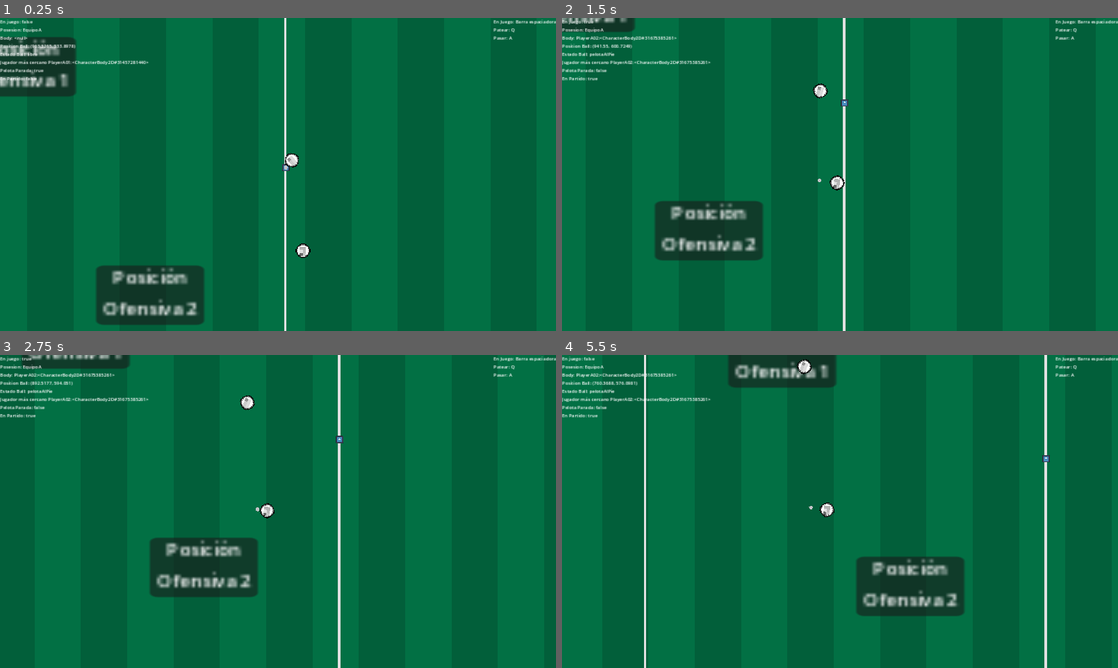
Above: before the commit, frames 1-4 (two rows, left to right).
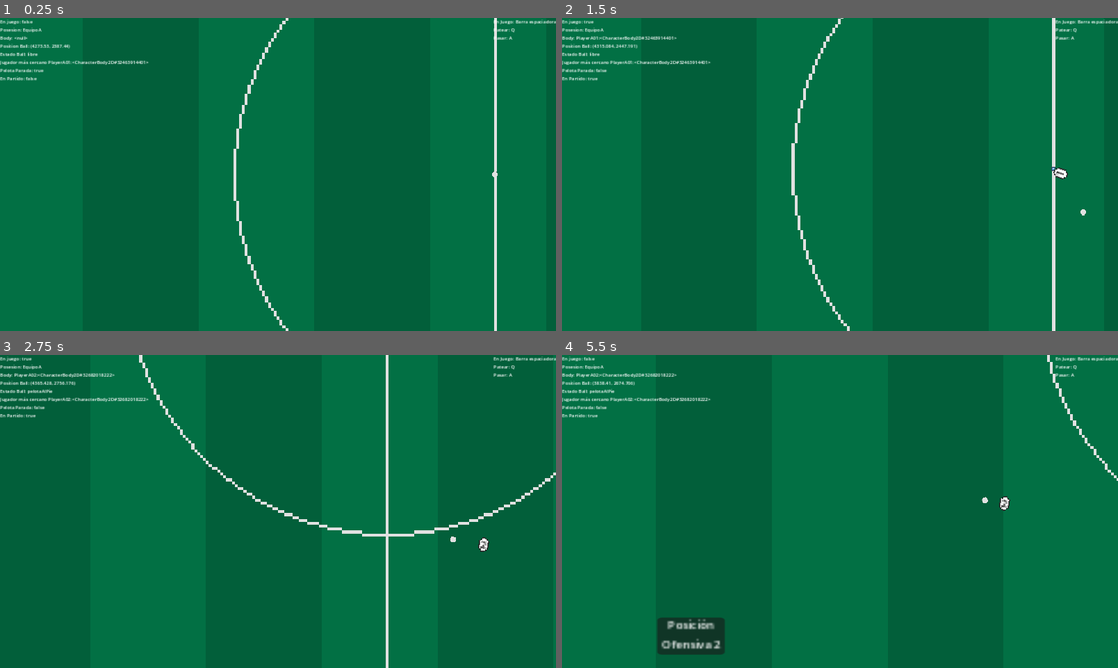
Above: after the commit, the same moments.

Repository: dinamgames/Dinam-Manager
Game: Godot game, scene res://Scenes/match.tscn
The game is run twice, just before and just after one commit, with the same random seed, the same clock (stepped at 60 frames per second) and the same inputs. The engine's default icon, where the game draws it, is replaced by a stand-in: a white triangle on a blue panel in a dark square.
Inputs (mouse positions are in pixels of both pictures, inside the frame that each line leads up to):
- Up to frame 1 (0.25 s): no input
- Up to frame 2 (1.5 s): move the mouse to (962, 158) at 0.52 s; hold Right (ui_right) 0.53-1.28 s; hold Mouse wheel up (ZoomIn) 0.53-1.28 s; tap Mouse wheel down (ZoomOut) at 0.8, 1.35 s; move the mouse to (728, 190) at 1.27 s; hold Down (ui_down) from 1.28 s (still down)
- Up to frame 3 (2.75 s): tap Mouse wheel up (ZoomIn) at 1.55 s; move the mouse to (333, 442) at 2.02 s; release Down (ui_down) at 2.03 s; hold Right (ui_right) from 2.03 s (still down); hold Mouse wheel up (ZoomIn) from 2.03 s (still down); tap Mouse wheel down (ZoomOut) at 2.3 s
- Up to frame 4 (5.5 s): move the mouse to (812, 574) at 2.77 s; release Right (ui_right) at 2.78 s; release Mouse wheel up (ZoomIn) at 2.78 s; hold Up (ui_up) 2.78-3.53 s; tap Mouse wheel down (ZoomOut) at 2.85 s; tap Mouse wheel up (ZoomIn) at 3.05, 4.35 s; move the mouse to (1006, 558) at 3.52 s; hold Mouse wheel down (ZoomOut) 3.53-4.28 s; hold Left (ui_left) 3.53-5.03 s; tap Space (enJuego) at 3.6 s; move the mouse to (673, 464) at 4.27 s; move the mouse to (867, 511) at 5.02 s; hold Down (ui_down) from 5.03 s (still down); hold Mouse wheel down (ZoomOut) from 5.03 s (still down)

The runs differ from the first frame. In frame 1, 7.8% of the frame differs, in the area x 0-90%, y 0-100%; in frame 2, 6.3%; in frame 3, 6.6%; in frame 4, 8.5%, in the area x 5-100%, y 0-100%.

Commit message:
Proyecto Reescalado

Diff:
--- a/Scenes/match.tscn
+++ b/Scenes/match.tscn
@@ -1,48 +1,47 @@
-[gd_scene load_steps=45 format=3 uid="uid://dal6qywx61j4"]
+[gd_scene load_steps=46 format=3 uid="uid://dal6qywx61j4"]
 
 [ext_resource type="Script" path="res://Scripts/match.gd" id="1_1xabp"]
-[ext_resource type="Texture2D" uid="uid://cmlnpr411sqs6" path="res://Assets/graphics/estadio.png" id="1_enylt"]
 [ext_resource type="Script" path="res://Scripts/ControlLabel.gd" id="2_nuei4"]
 [ext_resource type="Script" path="res://Scripts/FuncReinicio.gd" id="2_rn1kn"]
-[ext_resource type="Texture2D" uid="uid://duiy5j3uih5d7" path="res://Assets/graphics/Arco.png" id="2_wfi8a"]
-[ext_resource type="Texture2D" uid="uid://bm1k7b4m3gwmi" path="res://Assets/graphics/ball.png" id="3_6almw"]
+[ext_resource type="Texture2D" uid="uid://cn82n3jyg47ck" path="res://Assets/graphics/estadiox4.png" id="4_72lj5"]
 [ext_resource type="Script" path="res://Scripts/Ball.gd" id="5_k037j"]
+[ext_resource type="Texture2D" uid="uid://cji73yx4yuc35" path="res://Assets/graphics/Arc0x4.png" id="5_mugi6"]
 [ext_resource type="PhysicsMaterial" uid="uid://bc5gmq4x6b7ao" path="res://PhysicsMaterial/postes.tres" id="5_mxe2e"]
-[ext_resource type="Texture2D" uid="uid://8u8n8tn6ktqm" path="res://Assets/graphics/ChapaPlayer.png" id="5_wo162"]
 [ext_resource type="PhysicsMaterial" uid="uid://cfi21cs5qm6jx" path="res://PhysicsMaterial/redes.tres" id="6_578ch"]
 [ext_resource type="Texture2D" uid="uid://q8jjc5j3grjw" path="res://icon.svg" id="8_twy1i"]
 [ext_resource type="Script" path="res://Scripts/EquipoA.gd" id="9_hws5a"]
 [ext_resource type="Script" path="res://Scripts/Players.gd" id="9_yqymw"]
 [ext_resource type="Script" path="res://Scripts/Player.gd" id="10_0uwb3"]
+[ext_resource type="Texture2D" uid="uid://w0lbiymgiig6" path="res://Assets/graphics/ChapaPlayer-export.png" id="12_8xl87"]
 [ext_resource type="Script" path="res://Scripts/PersonalA01.gd" id="12_ohwlb"]
 [ext_resource type="Script" path="res://Scripts/PersonalA02.gd" id="14_b8o25"]
 [ext_resource type="Script" path="res://Scripts/Decisiones.gd" id="14_u8vcb"]
+[ext_resource type="Texture2D" uid="uid://ctm0xanon1kcn" path="res://Assets/graphics/ball2x4.png" id="17_obw50"]
+[ext_resource type="Script" path="res://Scripts/Camera2DManager.gd" id="18_mb1ey"]
 
 [sub_resource type="CapsuleShape2D" id="CapsuleShape2D_ds67g"]
-radius = 1.7
-height = 6.0
+radius = 4.0
 
 [sub_resource type="CapsuleShape2D" id="CapsuleShape2D_2ftk6"]
-radius = 1.7
-height = 6.0
+radius = 4.0
 
 [sub_resource type="RectangleShape2D" id="RectangleShape2D_ap057"]
-size = Vector2(3.625, 80.875)
+size = Vector2(8, 274)
 
 [sub_resource type="RectangleShape2D" id="RectangleShape2D_dswey"]
-size = Vector2(17.4276, 3.3712)
+size = Vector2(130.717, 7.71695)
 
 [sub_resource type="RectangleShape2D" id="RectangleShape2D_mnjkp"]
-size = Vector2(18.4333, 3.04594)
+size = Vector2(131.328, 7.57655)
 
 [sub_resource type="RectangleShape2D" id="RectangleShape2D_fmtof"]
-size = Vector2(4.06773, 82.3464)
+size = Vector2(8.90908, 266.286)
 
 [sub_resource type="RectangleShape2D" id="RectangleShape2D_eqyt4"]
-size = Vector2(223.292, 380.429)
+size = Vector2(850, 1900)
 
 [sub_resource type="RectangleShape2D" id="RectangleShape2D_ggkav"]
-size = Vector2(195.382, 355.438)
+size = Vector2(655.086, 1600)
 
 [sub_resource type="CapsuleShape2D" id="CapsuleShape2D_y36wg"]
 radius = 1.75934
@@ -68,19 +67,19 @@
 bounce = 0.1
 
 [sub_resource type="RectangleShape2D" id="RectangleShape2D_q5o7x"]
-size = Vector2(20, 682.749)
+size = Vector2(60, 3600)
 
 [sub_resource type="RectangleShape2D" id="RectangleShape2D_o38gs"]
-size = Vector2(24.5306, 675.318)
+size = Vector2(60, 3600)
 
 [sub_resource type="RectangleShape2D" id="RectangleShape2D_lbppi"]
-size = Vector2(1419.93, 20)
+size = Vector2(5800, 60)
 
 [sub_resource type="RectangleShape2D" id="RectangleShape2D_kfknh"]
-size = Vector2(1421.28, 27.1401)
+size = Vector2(5800, 60)
 
 [sub_resource type="CircleShape2D" id="CircleShape2D_uls8d"]
-radius = 6.0
+radius = 14.0
 
 [sub_resource type="Animation" id="Animation_yno8n"]
 length = 0.001
@@ -94,13 +93,13 @@
 "times": PackedFloat32Array(0),
 "transitions": PackedFloat32Array(1),
 "update": 0,
-"values": [Vector2(-9, 0)]
+"values": [Vector2(-25, 0)]
 }
 
 [sub_resource type="Animation" id="Animation_i1erh"]
 resource_name = "conduccion"
-length = 0.8
 loop_mode = 1
+step = 0.05
 tracks/0/type = "value"
 tracks/0/imported = false
 tracks/0/enabled = true
@@ -108,10 +107,10 @@
 tracks/0/interp = 1
 tracks/0/loop_wrap = true
 tracks/0/keys = {
-"times": PackedFloat32Array(0, 0.4, 0.8),
+"times": PackedFloat32Array(0, 0.5, 1),
 "transitions": PackedFloat32Array(1, 1, 1),
 "update": 0,
-"values": [Vector2(-9, 0), Vector2(-19, 0), Vector2(-9, 0)]
+"values": [Vector2(-25, 0), Vector2(-90, 0), Vector2(-25, 0)]
 }
 
 [sub_resource type="AnimationLibrary" id="AnimationLibrary_12ocg"]
@@ -121,15 +120,15 @@
 }
 
 [sub_resource type="CircleShape2D" id="CircleShape2D_yfuhh"]
-radius = 20.0
+radius = 60.0
 
 [sub_resource type="PhysicsMaterial" id="PhysicsMaterial_tqvx2"]
 
 [sub_resource type="CircleShape2D" id="CircleShape2D_r6vsu"]
-radius = 1.7
+radius = 4.5
 
 [sub_resource type="CircleShape2D" id="CircleShape2D_1fvwe"]
-radius = 2.0223
+radius = 6.0
 
 [node name="Match" type="Node2D" groups=["Match"]]
 script = ExtResource("1_1xabp")
@@ -226,72 +225,73 @@
 
 [node name="Estadio" type="Sprite2D" parent="Escenario"]
 texture_filter = 3
-position = Vector2(960, 540)
-texture = ExtResource("1_enylt")
+position = Vector2(4264, 2392)
+texture = ExtResource("4_72lj5")
 
 [node name="Arco1" type="Node2D" parent="Escenario" groups=["Arco1"]]
-position = Vector2(421, 530)
+position = Vector2(2016, 2390.59)
 
 [node name="Sprite2D" type="Sprite2D" parent="Escenario/Arco1"]
 z_index = 4
 texture_filter = 3
 position = Vector2(-11, 0)
-scale = Vector2(0.4, 0.4)
-texture = ExtResource("2_wfi8a")
+texture = ExtResource("5_mugi6")
 flip_h = true
 
 [node name="Postes" type="Node2D" parent="Escenario/Arco1"]
 
 [node name="Palo1" type="StaticBody2D" parent="Escenario/Arco1/Postes"]
-position = Vector2(0, -42)
+position = Vector2(89.75, -132.25)
 collision_layer = 4
 collision_mask = 0
 physics_material_override = ExtResource("5_mxe2e")
 
 [node name="CollisionShape2D" type="CollisionShape2D" parent="Escenario/Arco1/Postes/Palo1"]
-position = Vector2(-1.6492, 0.280579)
+position = Vector2(-12.1638, 0.169434)
 rotation = 1.5708
 shape = SubResource("CapsuleShape2D_ds67g")
 
 [node name="Palo2" type="StaticBody2D" parent="Escenario/Arco1/Postes"]
-position = Vector2(0, 43.6357)
+position = Vector2(93.3381, 135.56)
 collision_layer = 4
 collision_mask = 0
 physics_material_override = ExtResource("5_mxe2e")
 
 [node name="CollisionShape2D" type="CollisionShape2D" parent="Escenario/Arco1/Postes/Palo2"]
-position = Vector2(-1.60083, 0)
+position = Vector2(-16.0779, 0)
 rotation = 1.5708
 shape = SubResource("CapsuleShape2D_2ftk6")
 
 [node name="Larguero" type="StaticBody2D" parent="Escenario/Arco1/Postes"]
+position = Vector2(66.8174, 2.67285)
 collision_layer = 8
 collision_mask = 0
 physics_material_override = ExtResource("5_mxe2e")
 
 [node name="CollisionShape2D" type="CollisionShape2D" parent="Escenario/Arco1/Postes/Larguero"]
-position = Vector2(-3.4375, 1.0625)
+position = Vector2(-1.29199, -1.08252)
 shape = SubResource("RectangleShape2D_ap057")
 
 [node name="Redes" type="Node2D" parent="Escenario/Arco1"]
 
 [node name="Red1" type="StaticBody2D" parent="Escenario/Arco1/Redes"]
-position = Vector2(-12.4987, -42.4953)
+position = Vector2(9.32833, -132.476)
 collision_layer = 16
 collision_mask = 0
 physics_material_override = ExtResource("6_578ch")
 
 [node name="CollisionShape2D" type="CollisionShape2D" parent="Escenario/Arco1/Redes/Red1"]
-position = Vector2(-1.28619, 0.469788)
+position = Vector2(-14.3986, 0.239746)
 shape = SubResource("RectangleShape2D_dswey")
 
 [node name="Red2" type="StaticBody2D" parent="Escenario/Arco1/Redes"]
+position = Vector2(56.6846, 90.9197)
 collision_layer = 16
 collision_mask = 0
 physics_material_override = ExtResource("6_578ch")
 
 [node name="CollisionShape2D" type="CollisionShape2D" parent="Escenario/Arco1/Redes/Red2"]
-position = Vector2(-13.798, 43.889)
+position = Vector2(-63.1183, 44.345)
 shape = SubResource("RectangleShape2D_mnjkp")
 
 [node name="Red3" type="StaticBody2D" parent="Escenario/Arco1/Redes"]
@@ -300,33 +300,34 @@
 physics_material_override = ExtResource("6_578ch")
 
 [node name="CollisionShape2D" type="CollisionShape2D" parent="Escenario/Arco1/Redes/Red3"]
-position = Vector2(-21.7013, 1.11609)
+position = Vector2(-67.4502, -1.82324)
 shape = SubResource("RectangleShape2D_fmtof")
 
 [node name="Triggers" type="Node2D" parent="Escenario/Arco1"]
 
 [node name="AreaDisparo" type="Area2D" parent="Escenario/Arco1/Triggers"]
+position = Vector2(88, 0)
 collision_layer = 16
 collision_mask = 2
 
 [node name="CollisionShape2D" type="CollisionShape2D" parent="Escenario/Arco1/Triggers/AreaDisparo"]
-position = Vector2(109.354, 9.5)
+position = Vector2(424, -8)
 shape = SubResource("RectangleShape2D_eqyt4")
 
 [node name="AreaPenal" type="Area2D" parent="Escenario/Arco1/Triggers"]
+position = Vector2(88, 0)
 
 [node name="CollisionShape2D" type="CollisionShape2D" parent="Escenario/Arco1/Triggers/AreaPenal"]
-position = Vector2(98.6047, 9.67383)
+position = Vector2(328.457, 0)
 shape = SubResource("RectangleShape2D_ggkav")
 
 [node name="Arco2" type="Node2D" parent="Escenario"]
-position = Vector2(1499, 530)
+position = Vector2(6512.38, 2389.43)
 
 [node name="Sprite2D" type="Sprite2D" parent="Escenario/Arco2"]
 texture_filter = 3
 position = Vector2(11, 0)
-scale = Vector2(0.4, 0.4)
-texture = ExtResource("2_wfi8a")
+texture = ExtResource("5_mugi6")
 
 [node name="Postes" type="Node2D" parent="Escenario/Arco2"]
 
@@ -398,7 +399,8 @@
 position = Vector2(960, 540)
 
 [node name="Cartel1" type="StaticBody2D" parent="Escenario/LimEstadio"]
-position = Vector2(-700.791, 0)
+position = Vector2(488, 1852)
+scale = Vector2(0.205, 1)
 collision_layer = 16
 collision_mask = 0
 physics_material_override = SubResource("PhysicsMaterial_riwsv")
@@ -408,7 +410,7 @@
 shape = SubResource("RectangleShape2D_q5o7x")
 
 [node name="Cartel2" type="StaticBody2D" parent="Escenario/LimEstadio"]
-position = Vector2(701.776, 0)
+position = Vector2(6104, 1852)
 collision_layer = 16
 collision_mask = 0
 physics_material_override = SubResource("PhysicsMaterial_riwsv")
@@ -418,7 +420,7 @@
 shape = SubResource("RectangleShape2D_o38gs")
 
 [node name="Cartel3" type="StaticBody2D" parent="Escenario/LimEstadio"]
-position = Vector2(0, -340.179)
+position = Vector2(3320, 68)
 collision_layer = 16
 collision_mask = 0
 physics_material_override = SubResource("PhysicsMaterial_riwsv")
@@ -428,7 +430,7 @@
 shape = SubResource("RectangleShape2D_lbppi")
 
 [node name="Cartel4" type="StaticBody2D" parent="Escenario/LimEstadio"]
-position = Vector2(0, 340.179)
+position = Vector2(3312, 3604)
 collision_layer = 16
 collision_mask = 0
 physics_material_override = SubResource("PhysicsMaterial_riwsv")
@@ -441,7 +443,7 @@
 position = Vector2(952, 544)
 
 [node name="SaqueMedio" type="Marker2D" parent="Escenario/PuntosReinicio"]
-position = Vector2(11.3265, -10.1022)
+position = Vector2(3321.53, 1843.44)
 
 [node name="Sprite2D" type="Sprite2D" parent="Escenario/PuntosReinicio/SaqueMedio"]
 scale = Vector2(0.05, 0.05)
@@ -459,7 +461,7 @@
 [node name="PlayerA01" type="Node2D" parent="Players/EquipoA/Posiciones"]
 
 [node name="PosOfensiva" type="Marker2D" parent="Players/EquipoA/Posiciones/PlayerA01"]
-position = Vector2(-260.231, -20.1298)
+position = Vector2(2469.6, 1317.84)
 
 [node name="Panel" type="Panel" parent="Players/EquipoA/Posiciones/PlayerA01/PosOfensiva"]
 offset_left = -40.5359
@@ -481,7 +483,7 @@
 [node name="PlayerA02" type="Node2D" parent="Players/EquipoA/Posiciones"]
 
 [node name="PosOfensiva" type="Marker2D" parent="Players/EquipoA/Posiciones/PlayerA02"]
-position = Vector2(-149.7, 176.899)
+position = Vector2(2436.45, 2394.88)
 
 [node name="Panel" type="Panel" parent="Players/EquipoA/Posiciones/PlayerA02/PosOfensiva"]
 offset_left = -40.5359
@@ -502,18 +504,17 @@
 vertical_alignment = 1
 
 [node name="PlayerA01" type="CharacterBody2D" parent="Players/EquipoA" groups=["Player"]]
-position = Vector2(990.2, 465.601)
+position = Vector2(4497.82, 1725.52)
 collision_layer = 2
-collision_mask = 21
+collision_mask = 20
 motion_mode = 1
 platform_floor_layers = 4294901760
 script = ExtResource("10_0uwb3")
-speedBall = 250.0
+speedBall = 900.0
 
 [node name="Sprite2D" type="Sprite2D" parent="Players/EquipoA/PlayerA01"]
 texture_filter = 3
-scale = Vector2(0.8, 0.8)
-texture = ExtResource("5_wo162")
+texture = ExtResource("12_8xl87")
 
 [node name="Label" type="Label" parent="Players/EquipoA/PlayerA01"]
 texture_filter = 3
@@ -522,22 +523,22 @@
 anchor_top = 0.5
 anchor_right = 0.5
 anchor_bottom = 0.5
-offset_left = -2.76373
-offset_top = -6.16739
-offset_right = 37.2363
-offset_bottom = 19.8326
+offset_left = -3.62457
+offset_top = -10.7948
+offset_right = 36.3755
+offset_bottom = 24.2052
 grow_horizontal = 2
 grow_vertical = 2
 size_flags_horizontal = 4
 theme_override_colors/font_color = Color(0, 0, 0, 1)
-theme_override_font_sizes/font_size = 8
+theme_override_font_sizes/font_size = 13
 text = "1"
 
 [node name="CollisionShape2D" type="CollisionShape2D" parent="Players/EquipoA/PlayerA01"]
 shape = SubResource("CircleShape2D_uls8d")
 
 [node name="ballPie" type="Marker2D" parent="Players/EquipoA/PlayerA01"]
-position = Vector2(-9, 0)
+position = Vector2(-25, 0)
 
 [node name="AnimationPlayer" type="AnimationPlayer" parent="Players/EquipoA/PlayerA01"]
 libraries = {
@@ -556,24 +557,25 @@
 shape = SubResource("CircleShape2D_yfuhh")
 
 [node name="RayoLibertad" type="RayCast2D" parent="Players/EquipoA/PlayerA01/Triggers"]
-target_position = Vector2(-60, 0)
+scale = Vector2(1, 10)
+target_position = Vector2(-300, 0)
+collision_mask = 2
 
 [node name="Personal" type="Node2D" parent="Players/EquipoA/PlayerA01"]
 script = ExtResource("12_ohwlb")
 
 [node name="PlayerA02" type="CharacterBody2D" parent="Players/EquipoA" groups=["Player"]]
-position = Vector2(978.214, 605.693)
+position = Vector2(4576.55, 2823.15)
 collision_layer = 2
-collision_mask = 21
+collision_mask = 20
 motion_mode = 1
 platform_floor_layers = 4294901760
 script = ExtResource("10_0uwb3")
-speedBall = 250.0
+speedBall = 900.0
 
 [node name="Sprite2D" type="Sprite2D" parent="Players/EquipoA/PlayerA02"]
 texture_filter = 3
-scale = Vector2(0.8, 0.8)
-texture = ExtResource("5_wo162")
+texture = ExtResource("12_8xl87")
 
 [node name="Label" type="Label" parent="Players/EquipoA/PlayerA02"]
 texture_filter = 3
@@ -582,22 +584,22 @@
 anchor_top = 0.5
 anchor_right = 0.5
 anchor_bottom = 0.5
-offset_left = -2.76373
-offset_top = -6.16739
-offset_right = 37.2363
-offset_bottom = 19.8326
+offset_left = -4.01373
+offset_top = -10.3801
+offset_right = 35.9863
+offset_bottom = 24.6199
 grow_horizontal = 2
 grow_vertical = 2
 size_flags_horizontal = 4
 theme_override_colors/font_color = Color(0, 0, 0, 1)
-theme_override_font_sizes/font_size = 8
+theme_override_font_sizes/font_size = 13
 text = "2"
 
 [node name="CollisionShape2D" type="CollisionShape2D" parent="Players/EquipoA/PlayerA02"]
 shape = SubResource("CircleShape2D_uls8d")
 
 [node name="ballPie" type="Marker2D" parent="Players/EquipoA/PlayerA02"]
-position = Vector2(-9, 0)
+position = Vector2(-25, 0)
 
 [node name="AnimationPlayer" type="AnimationPlayer" parent="Players/EquipoA/PlayerA02"]
 libraries = {
@@ -616,7 +618,8 @@
 shape = SubResource("CircleShape2D_yfuhh")
 
 [node name="RayoLibertad" type="RayCast2D" parent="Players/EquipoA/PlayerA02/Triggers"]
-target_position = Vector2(-60, 0)
+scale = Vector2(1, 10)
+target_position = Vector2(-250, 0)
 
 [node name="Personal" type="Node2D" parent="Players/EquipoA/PlayerA02"]
 script = ExtResource("14_b8o25")
@@ -624,11 +627,11 @@
 [node name="PuntosReinicio" type="Node2D" parent="Players/EquipoA"]
 
 [node name="SaqueMedio" type="Marker2D" parent="Players/EquipoA/PuntosReinicio"]
-position = Vector2(976.599, 518.148)
+position = Vector2(4423.74, 2211.48)
 
 [node name="Ball" type="RigidBody2D" parent="." groups=["Ball"]]
 texture_filter = 3
-position = Vector2(952, 544)
+position = Vector2(4274.1, 2387.89)
 collision_mask = 22
 physics_material_override = SubResource("PhysicsMaterial_tqvx2")
 continuous_cd = 2
@@ -636,12 +639,11 @@
 contact_monitor = true
 linear_damp = 0.5
 script = ExtResource("5_k037j")
-weightLerp = 0.3
+weightLerp = 0.1
 
 [node name="Sprite2D" type="Sprite2D" parent="Ball"]
 texture_filter = 3
-scale = Vector2(0.4, 0.4)
-texture = ExtResource("3_6almw")
+texture = ExtResource("17_obw50")
 
 [node name="CollisionShape2D" type="CollisionShape2D" parent="Ball"]
 shape = SubResource("CircleShape2D_r6vsu")
@@ -654,14 +656,13 @@
 shape = SubResource("CircleShape2D_1fvwe")
 
 [node name="Camera2D" type="Camera2D" parent="Ball"]
-zoom = Vector2(4, 4)
+zoom = Vector2(2.5, 2.5)
 limit_left = 0
 limit_top = 0
-limit_right = 1920
-limit_bottom = 1080
 limit_smoothed = true
 position_smoothing_enabled = true
 position_smoothing_speed = 2.0
+script = ExtResource("18_mb1ey")
 
 [connection signal="body_entered" from="Escenario/Arco1/Triggers/AreaDisparo" to="Players/EquipoA" method="_on_area_disparo_body_entered"]
 [connection signal="body_exited" from="Escenario/Arco1/Triggers/AreaDisparo" to="Players/EquipoA" method="_on_area_disparo_body_exited"]
--- a/Scripts/Ball.gd
+++ b/Scripts/Ball.gd
@@ -20,15 +20,16 @@
 func EstadosPelota():
 	match estadosPelota:
 		"libre":
-			pass
+			set_collision_mask_value(2, true)
 		"pelotaAlPie":
 			linear_velocity = Vector2.ZERO
 			Match.posesionTeam = bodyPlayer.equipo
+			set_collision_mask_value(2, false)
 			#global_transform.origin = bodyPlayer.ballPie. # ESTO FUNCIONABA, PERO BRUSCO
 			# PROBANDO LERP
 			global_transform.origin = lerp(global_transform.origin, bodyPlayer.ballPie, weightLerp )
 		"pelotaALaMano":
-			pass
+			set_collision_mask_value(2, false)
 
 
 func ObjetivoPelota():
@@ -46,6 +47,7 @@
 
 func _on_ball_area_body_entered(body):
 	if body.is_in_group("Player"):
+		print("colisión")
 		bodyPlayer = body
 		if Match.isPelotaParada == true:
 			estadosPelota = "pelotaAlPie"
--- a/Scripts/Camera2DManager.gd
+++ b/Scripts/Camera2DManager.gd
@@ -1,19 +1,12 @@
 extends Camera2D
 
-const ZOOM_INICIAL = Vector2(2,2)
-# Called when the node enters the scene tree for the first time.
-func _ready():
-	zoom = ZOOM_INICIAL
-	pass # Replace with function body.
+
+@onready var Match = $"../.."
 
 
 # Called every frame. 'delta' is the elapsed time since the previous frame.
 func _process(_delta):
-
-	if Input.is_action_pressed("ZoomIn"):
-		zoom.x += 1
-		zoom.y += 1
-
-	if Input.is_action_pressed("ZoomOut"):
-		zoom.x -= 1
-		zoom.y -= 1
+	if Match.posesionTeam == "EquipoA":
+		offset.x = -300
+	else:
+		offset.x = 300
--- a/Scripts/EquipoA.gd
+++ b/Scripts/EquipoA.gd
@@ -32,9 +32,15 @@
 
 func DestinoPase(): # Esta función reemplazarla por la elección de pase
 	if Ball.bodyPlayer == Player01:
-		destinoPase = Player02.global_transform.origin
+		if Player02.velocity != Vector2.ZERO:
+			destinoPase = Player02.ballPie
+		else:
+			destinoPase = Player02.global_transform.origin
 	else:
-		destinoPase = Player01.global_transform.origin
+		if Player01.velocity != Vector2.ZERO:
+			destinoPase = Player01.ballPie
+		else:
+			destinoPase = Player01.global_transform.origin
 
 	return destinoPase
 
--- a/Scripts/Player.gd
+++ b/Scripts/Player.gd
@@ -1,6 +1,7 @@
 extends CharacterBody2D
 
-const SPEED = 50 # Era 50
+var speed : float = 0.0
+const SPEED_FINAL : float = 200.0
 
 @export var speedBall : float
 
@@ -51,7 +52,11 @@
 func Pasar():
 	var destinoPase = equipo_a.DestinoPase()
 	if Ball.estadosPelota == "pelotaAlPie":
+		set_collision_layer_value(2, false)
 		Patear(destinoPase)
+		await get_tree().create_timer(0.5).timeout
+		set_collision_layer_value(2, true)
+
 
 func Patear(destino):
 	pateando = true
@@ -69,11 +74,18 @@
 	else:
 		$AnimationPlayer.stop()
 
+func Accel(speed_inicial):
+	speed = lerp(speed_inicial, SPEED_FINAL, 0.025)
+	return speed
 
 func Desplazamiento():
+	if velocity == Vector2.ZERO:
+		speed = 0
 	direccion = global_position.direction_to(objetivo)
 	direccion = direccion.normalized()
-	velocity = direccion * SPEED
+	Accel(speed)
+	var speed_accel = Accel(speed)
+	velocity = direccion * speed_accel
 	move_and_slide()
 
 
Binary file added: Assets/graphics/Arc0x4.png
Not shown, added: Assets/graphics/Arc0x4.png.import
Binary file added: Assets/graphics/ChapaPlayer-export.png
Not shown, added: Assets/graphics/ChapaPlayer-export.png.import
Binary file added: Assets/graphics/ball2x4.png
Not shown, added: Assets/graphics/ball2x4.png.import
Binary file added: Assets/graphics/estadiox4.png
Not shown, added: Assets/graphics/estadiox4.png.import
